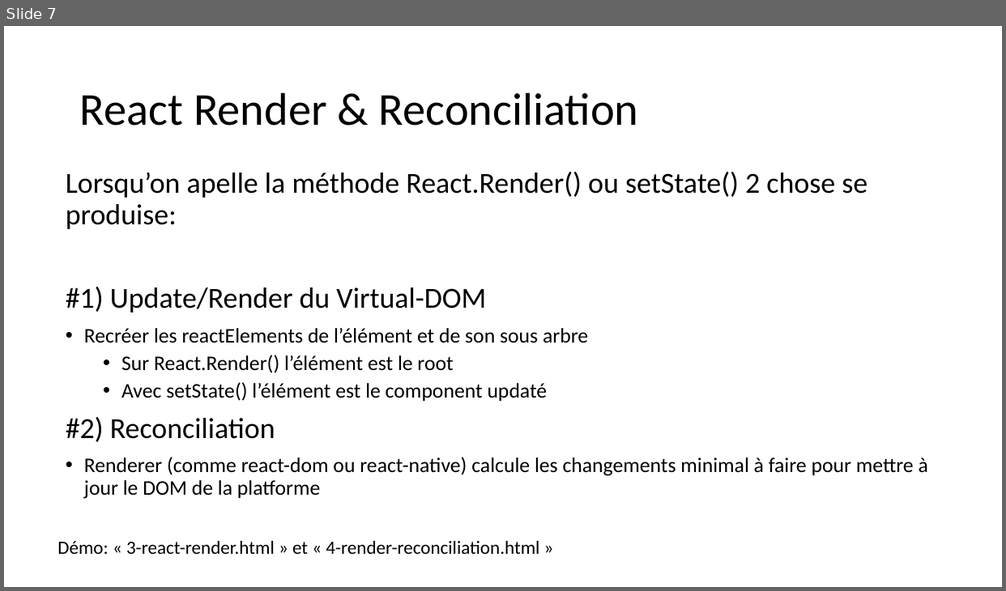
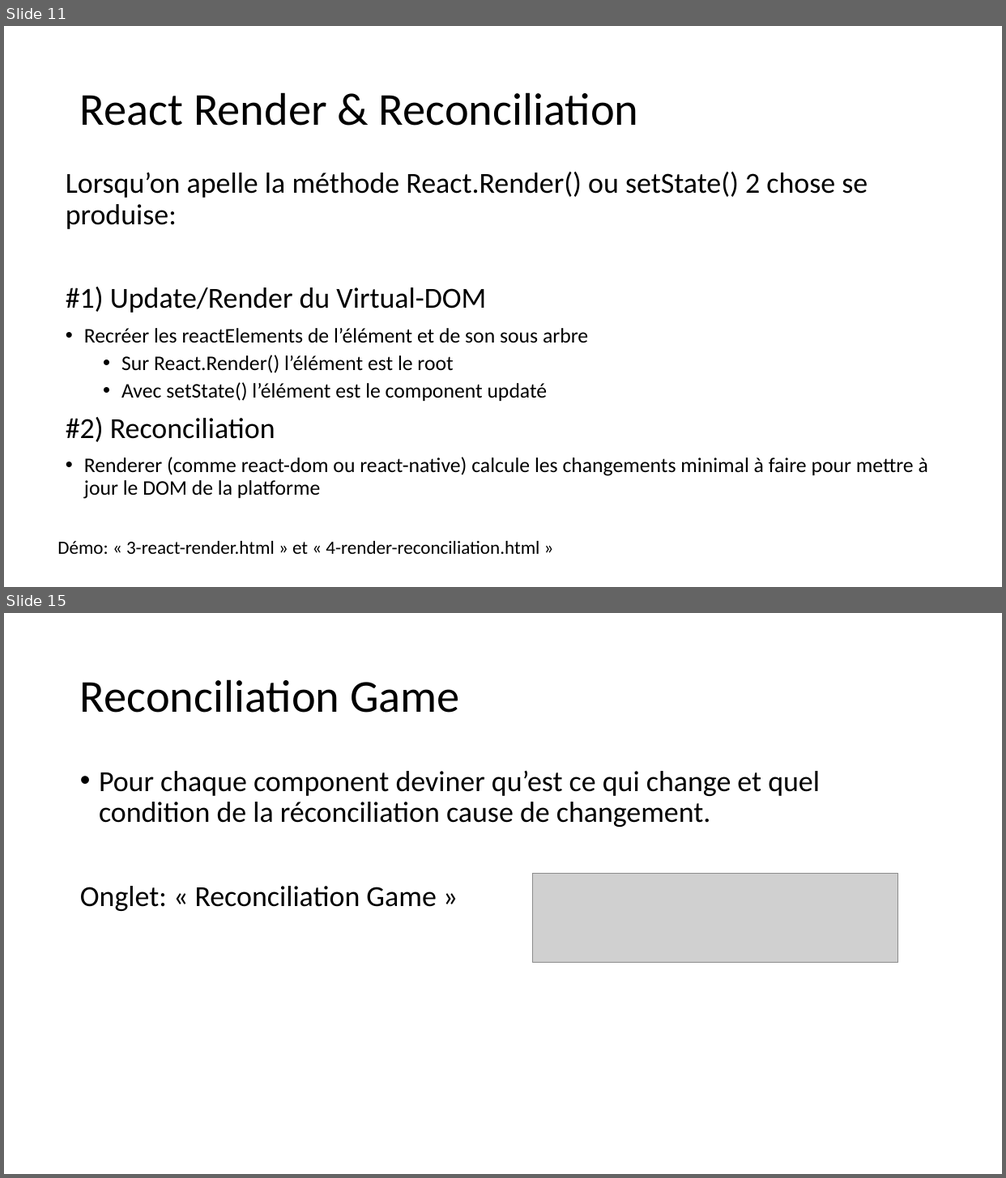
Before and after one commit to samuelgaudreau/formation-front-end-3, a slide deck: part-2/React-Perfo.pptx. Shown one above the other, each under a label of ours: slide 7 before the commit, slides 11 and 15 after it; the slides between them are not shown. The pictures are 1006x591 and 1006x1178 pixels, drawn with LibreOffice and Linux fonts; fonts in the diff are those of the drawing; grey boxes stand for pictures. Boxes give left, top, right and bottom in pixels: in the first picture for what was removed or moved away, otherwise in the second. Text is boxed around its words. In the diff, an @@ line names an element or a change of style, - is before the commit and + after.

```diff
--- a/part-2/React-Perfo.pptx
+++ b/part-2/React-Perfo.pptx
@@ slide 15 added at (x1=4, y1=613, x2=1002, y2=1174), background #FFFFFF @@
@@ title added at (x1=80, y1=679, x2=460, y2=713), 44 pt, text #000000 @@
+Reconciliation Game
@@ text added at (x1=80, y1=770, x2=820, y2=911), 28 pt, text #000000 @@
+• Pour chaque component deviner qu’est ce qui change et quel condition de la réconciliation cause de changement.
+Onglet: « Reconciliation Game »
@@ picture added at (x1=533, y1=873, x2=898, y2=963) @@
@@ what was slide 7 is now slide 11 @@
```
Also in this commit, not shown: 2 slides changed, 9 other slides added, 13 other files.
